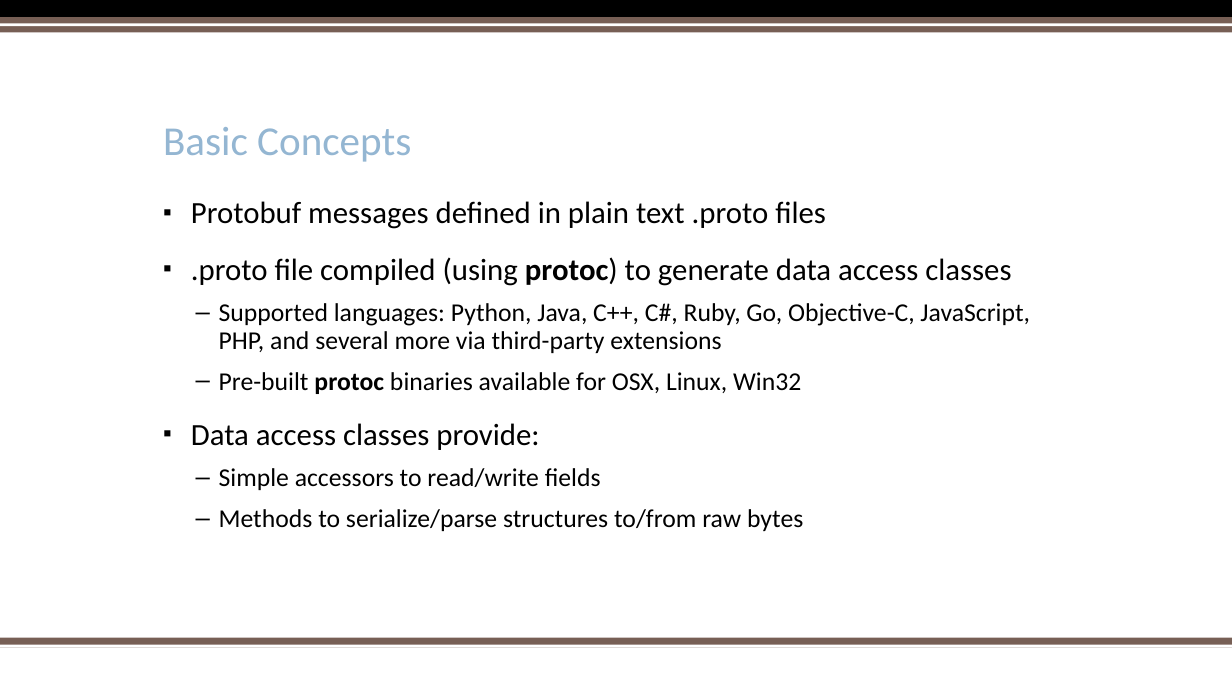
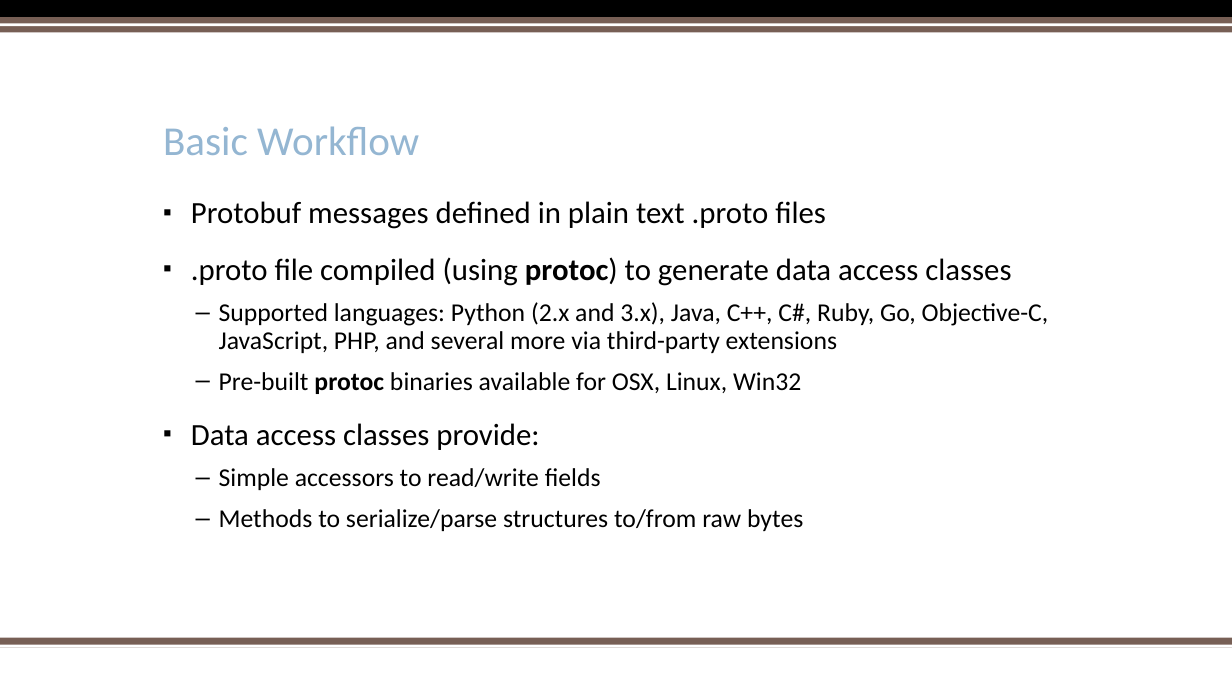
Before and after one commit to kerchen/PyOhioProtobuf, a slide deck: slide 7 of PythonProtobufPyOhio2017.pptx (slide 5 before the commit). Drawn at 1232x693 pixels with LibreOffice and Linux fonts; fonts in the diff are those of the drawing; background and template pictures are left out. Boxes give left, top, right and bottom in pixels: in the first picture for what was removed or moved away, otherwise in the second. Text is boxed around its words. In the diff, an @@ line names an element or a change of style, - is before the commit and + after.

```diff
--- a/PythonProtobufPyOhio2017.pptx
+++ b/PythonProtobufPyOhio2017.pptx
@@ title at (163,126,419,155): text changed @@
-Basic Concepts
+Basic Workflow
@@ text at (219,302,1049,353): text changed @@
-  – Supported languages: Python, Java, C++, C#, Ruby, Go, Objective-C, JavaScript, PHP, and several more via third-party extensions
+  – Supported languages: Python (2.x and 3.x), Java, C++, C#, Ruby, Go, Objective-C, JavaScript, PHP, and several more via third-party extensions
```
Also in this commit, not shown: 4 other slides changed, 6 slides added.
